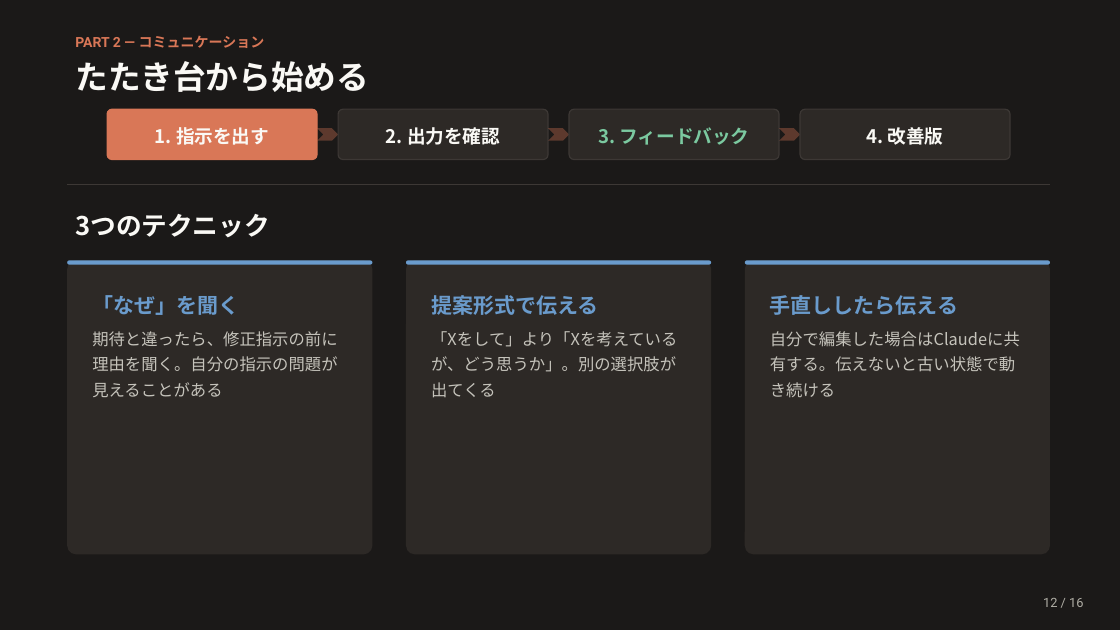
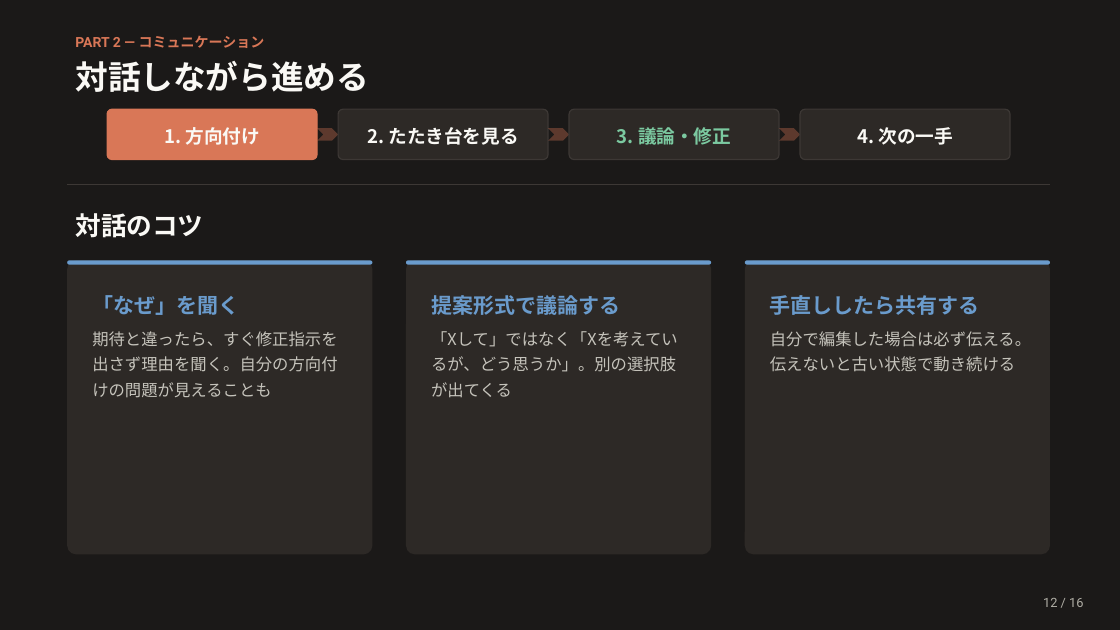
Before and after one commit to Ischca/zenn, a slide deck: slide 12 of slides/session1.pptx. Drawn at 1120x630 pixels with LibreOffice and Linux fonts; fonts in the diff are those of the drawing. Boxes give left, top, right and bottom in pixels: in the first picture for what was removed or moved away, otherwise in the second. Text is boxed around its words. In the diff, an @@ line names an element or a change of style, - is before the commit and + after.

```diff
--- a/slides/session1.pptx
+++ b/slides/session1.pptx
@@ text at <box>75,61,369,92</box>: text changed @@
-たたき台から始める
+対話しながら進める
@@ text in rounded rectangle at <box>164,127,259,145</box>: text changed @@
-1. 指示を出す
+1. 方向付け
@@ text in rounded rectangle at <box>367,127,519,145</box>: text changed @@
-2. 出力を確認
+2. たたき台を見る
@@ text in rounded rectangle at <box>617,127,731,145</box>: text changed @@
-3. フィードバック
+3. 議論・修正
@@ text in rounded rectangle at <box>857,127,952,145</box>: text changed @@
-4. 改善版
+4. 次の一手
@@ text at <box>75,213,203,238</box>: text changed @@
-3つのテクニック
+対話のコツ
@@ text at <box>431,295,678,398</box>: text changed @@
-提案形式で伝える
-「Xをして」より「Xを考えているが、どう思うか」。別の選択肢が出てくる
+提案形式で議論する
+「Xして」ではなく「Xを考えているが、どう思うか」。別の選択肢が出てくる
@@ text at <box>770,295,1031,372</box>: text changed @@
-手直ししたら伝える
-自分で編集した場合はClaudeに共有する。伝えないと古い状態で動き続ける
+手直ししたら共有する
+自分で編集した場合は必ず伝える。伝えないと古い状態で動き続ける
@@ text at <box>92,331,337,398</box>: text changed @@
-期待と違ったら、修正指示の前に理由を聞く。自分の指示の問題が見えることがある
+期待と違ったら、すぐ修正指示を出さず理由を聞く。自分の方向付けの問題が見えることも
```
Also in this commit, not shown: 6 other slides changed, 1 other file.
